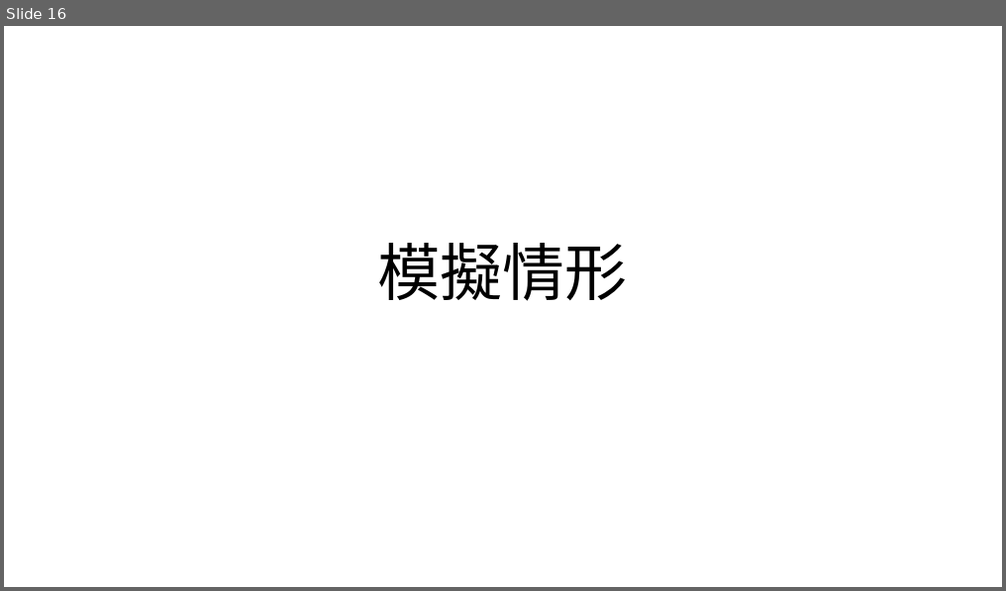
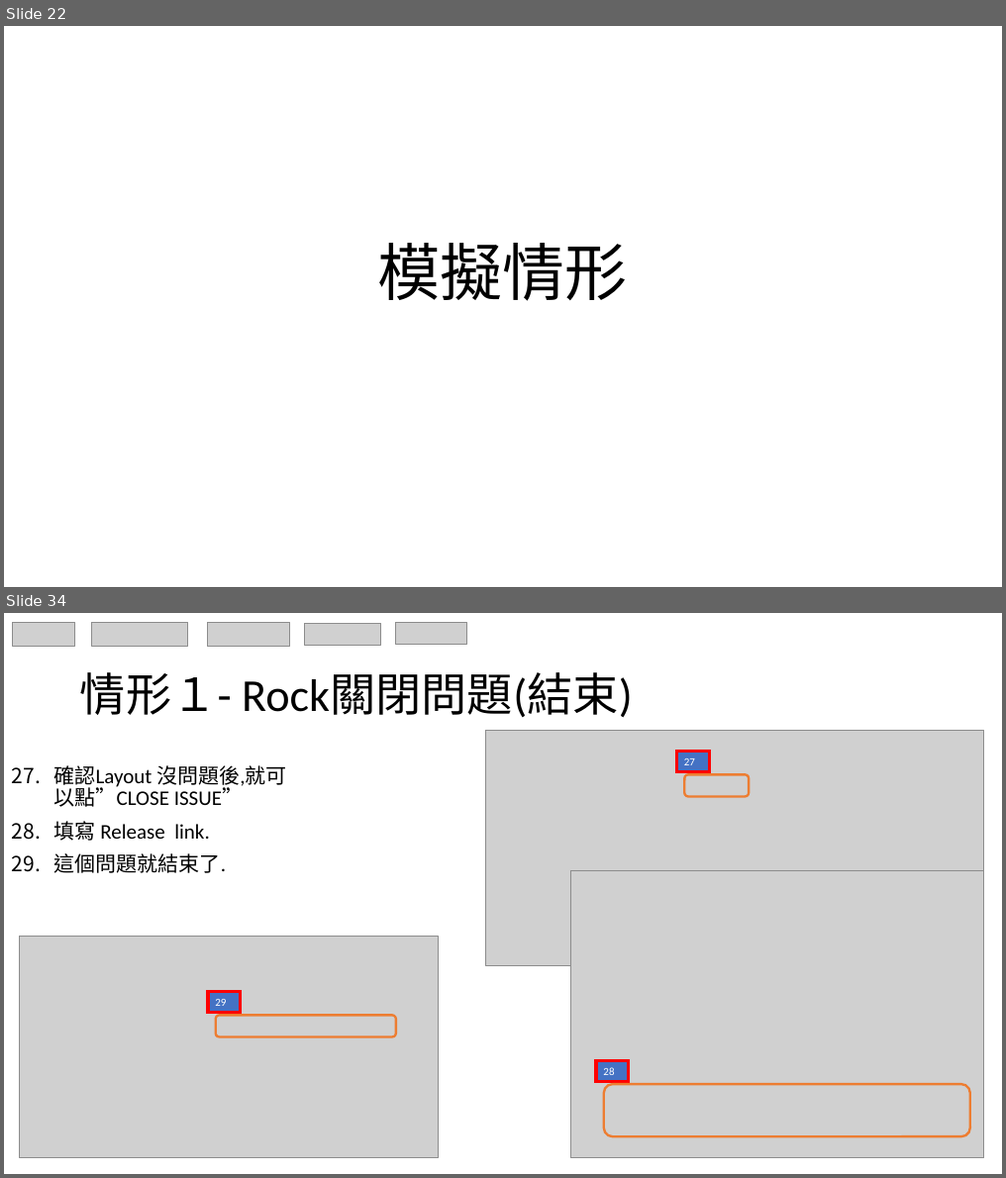
Before and after one commit to HanFormosa/JIRA, a slide deck: JIRA Proposal.pptx. Shown one above the other, each under a label of ours: slide 16 before the commit, slides 22 and 34 after it; the slides between them are not shown. The pictures are 1006x591 and 1006x1178 pixels, drawn with LibreOffice and Linux fonts; fonts in the diff are those of the drawing; grey boxes stand for pictures. Boxes give left, top, right and bottom in pixels: in the first picture for what was removed or moved away, otherwise in the second. Text is boxed around its words. In the diff, an @@ line names an element or a change of style, - is before the commit and + after.

```diff
--- a/JIRA Proposal.pptx
+++ b/JIRA Proposal.pptx
@@ slide 34 added at (x1=4, y1=613, x2=1002, y2=1174), background #FFFFFF @@
@@ group added at (x1=13, y1=622, x2=467, y2=646): 5 pictures @@
@@ title added at (x1=80, y1=672, x2=633, y2=718), 44 pt, text #000000 @@
+情形１- Rock關閉問題(結束)
@@ picture added at (x1=485, y1=730, x2=984, y2=965) @@
@@ rectangle added at (x1=677, y1=752, x2=709, y2=772), fill #4472C4, outline #FF0000 3 pt, 10.5 pt, text #FFFFFF @@
+27
@@ text added at (x1=54, y1=765, x2=286, y2=873), 20 pt, text #000000 @@
+27. 確認Layout 沒問題後,就可以點”CLOSE ISSUE”
+28. 填寫 Release link.
+29. 這個問題就結束了.
@@ rounded rectangle added at (x1=684, y1=774, x2=748, y2=796), outline #ED7D31 2.25 pt @@
@@ picture added at (x1=570, y1=871, x2=984, y2=1158) @@
@@ picture added at (x1=19, y1=937, x2=438, y2=1158) @@
@@ rectangle added at (x1=208, y1=992, x2=240, y2=1013), fill #4472C4, outline #FF0000 3 pt, 10.5 pt, text #FFFFFF @@
+29
@@ rounded rectangle added at (x1=216, y1=1016, x2=396, y2=1038), outline #ED7D31 2.25 pt @@
@@ rectangle added at (x1=596, y1=1061, x2=629, y2=1082), fill #4472C4, outline #FF0000 3 pt, 10.5 pt, text #FFFFFF @@
+28
@@ rounded rectangle added at (x1=604, y1=1084, x2=969, y2=1137), outline #ED7D31 2.25 pt @@
@@ what was slide 16 is now slide 22 @@
```
Also in this commit, not shown: 13 slides changed, 16 other slides added.
